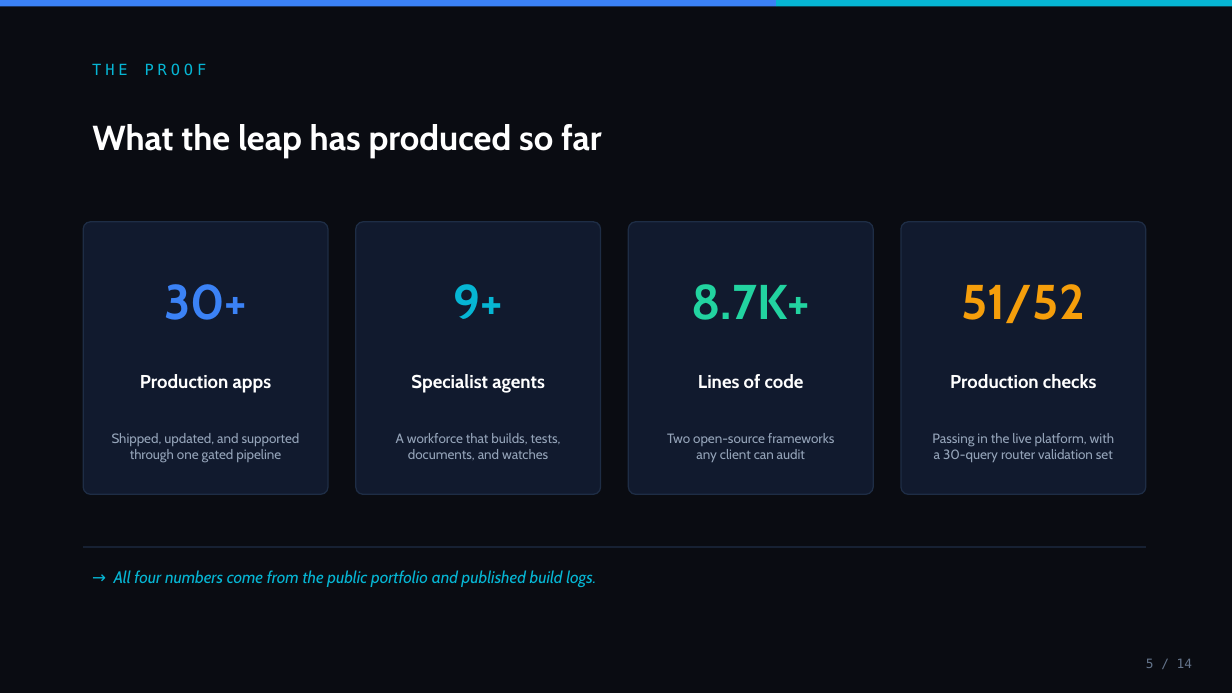
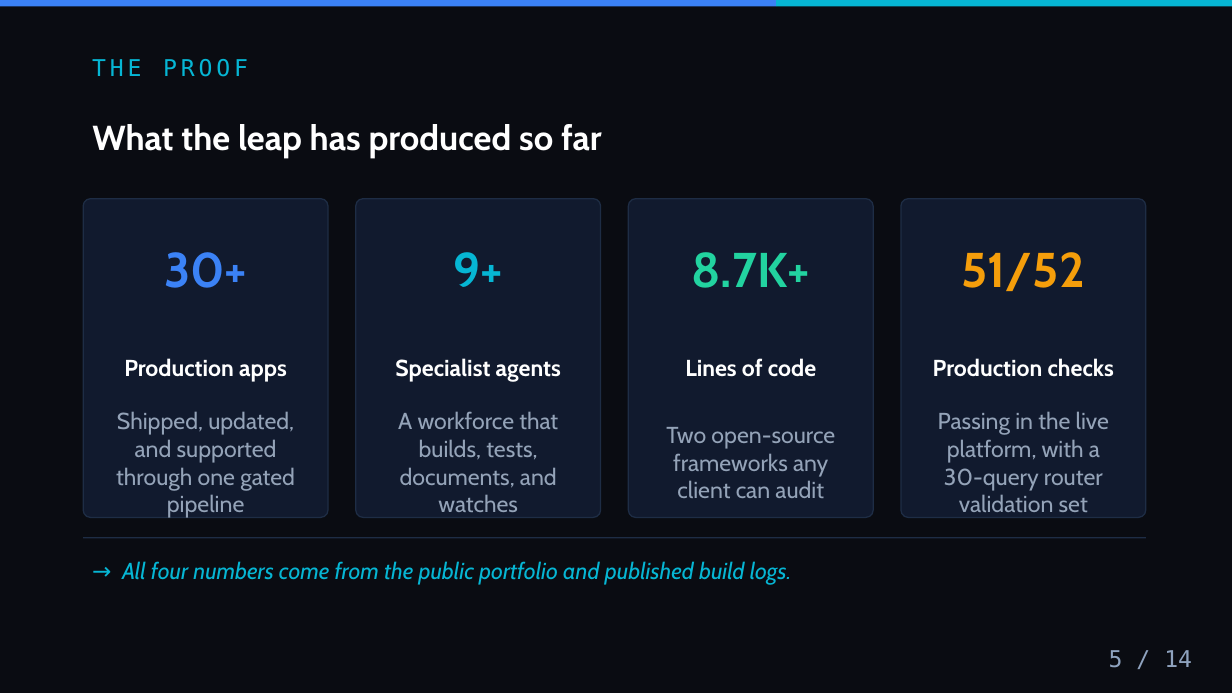
Before and after one commit to rezalianvatiady/rezalianvatiady.github.io, a slide deck: slide 5 of decks/career-journey.pptx. Drawn at 1232x693 pixels with LibreOffice and Linux fonts; fonts in the diff are those of the drawing. Boxes give left, top, right and bottom in pixels: in the first picture for what was removed or moved away, otherwise in the second. Text is boxed around its words. In the diff, an @@ line names an element or a change of style, - is before the commit and + after.

```diff
--- a/decks/career-journey.pptx
+++ b/decks/career-journey.pptx
@@ text "THE PROOF" at [92, 59, 248, 77]: size 12 to 18 pt @@
@@ rounded rectangle: place and size @@
-rounded rectangle at [83, 222, 328, 494]
+rounded rectangle at [83, 199, 328, 518]
@@ rounded rectangle: place and size @@
-rounded rectangle at [356, 222, 601, 494]
+rounded rectangle at [356, 199, 601, 518]
@@ rounded rectangle: place and size @@
-rounded rectangle at [628, 222, 873, 494]
+rounded rectangle at [628, 199, 873, 518]
@@ rounded rectangle: place and size @@
-rounded rectangle at [901, 222, 1146, 494]
+rounded rectangle at [901, 199, 1146, 518]
@@ 4 texts: place and size @@
-4 texts at [164, 284, 1085, 323]
+4 texts at [164, 252, 1085, 291]
@@ text "Production apps": place and size @@
-text "Production apps" at [140, 374, 271, 393]
+text "Production apps" at [124, 358, 287, 382]
@@ text "Specialist agents": place and size @@
-text "Specialist agents" at [411, 374, 545, 393]
+text "Specialist agents" at [395, 358, 561, 382]
@@ text "Lines of code": place and size @@
-text "Lines of code" at [698, 374, 804, 388]
+text "Lines of code" at [685, 358, 816, 377]
@@ size 14.5 to 18 pt in 4 elements at [124, 358, 287, 382], [395, 358, 561, 382], [685, 358, 816, 377], [933, 358, 1114, 377] @@
@@ text "Production checks": place and size @@
-text "Production checks" at [950, 374, 1096, 389]
+text "Production checks" at [933, 358, 1114, 377]
@@ size 10.5 to 18 pt in 4 elements at [116, 411, 295, 518], [398, 411, 558, 512], [666, 427, 835, 498], [938, 411, 1109, 512] @@
@@ line moved from (83, 547) - (1146, 547) to (83, 538) - (1146, 538) @@
@@ text "→ All four numbers come ...": place and size @@
-text "→ All four numbers come ..." at [114, 570, 596, 587]
+text "→ All four numbers come ..." at [122, 561, 792, 585]
@@ text "→ All four numbers come ..." at [122, 561, 792, 585]: size 13 to 18 pt @@
@@ text "5 / 14": place and size @@
-text "5 / 14" at [1146, 658, 1192, 668]
+text "5 / 14" at [1109, 650, 1192, 668]
@@ text "5 / 14" at [1109, 650, 1192, 668]: size 10 to 18 pt, text colour #64748B to #8FA3BF @@
```
Also in this commit, not shown: 13 other slides changed, 20 other files.
